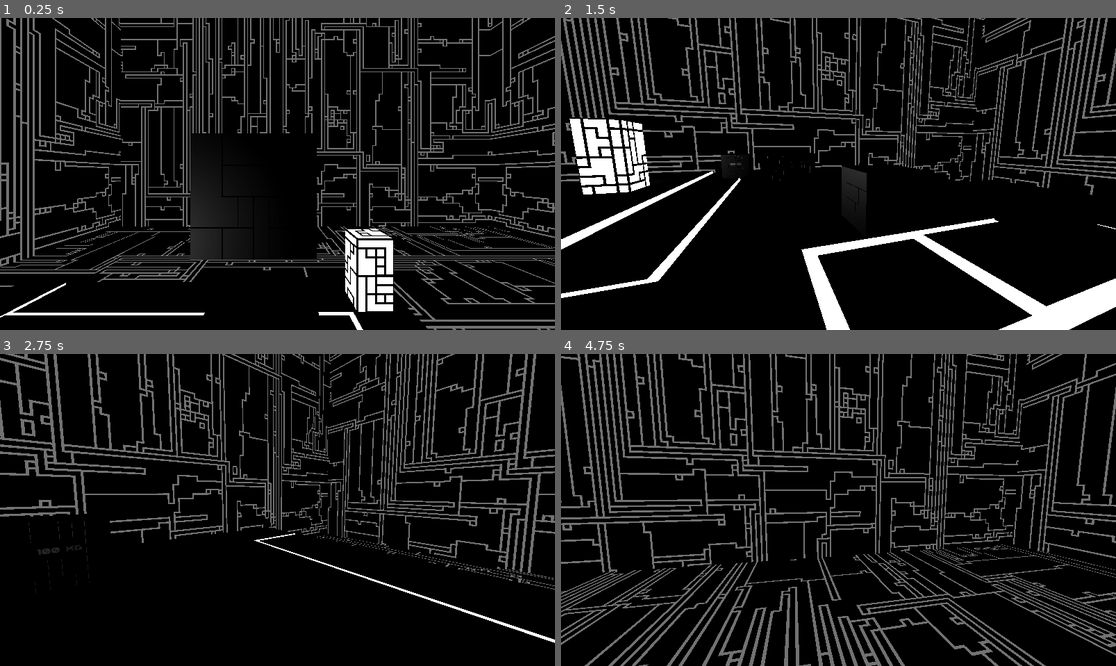
Above: before the commit, frames 1-4 (two rows, left to right).
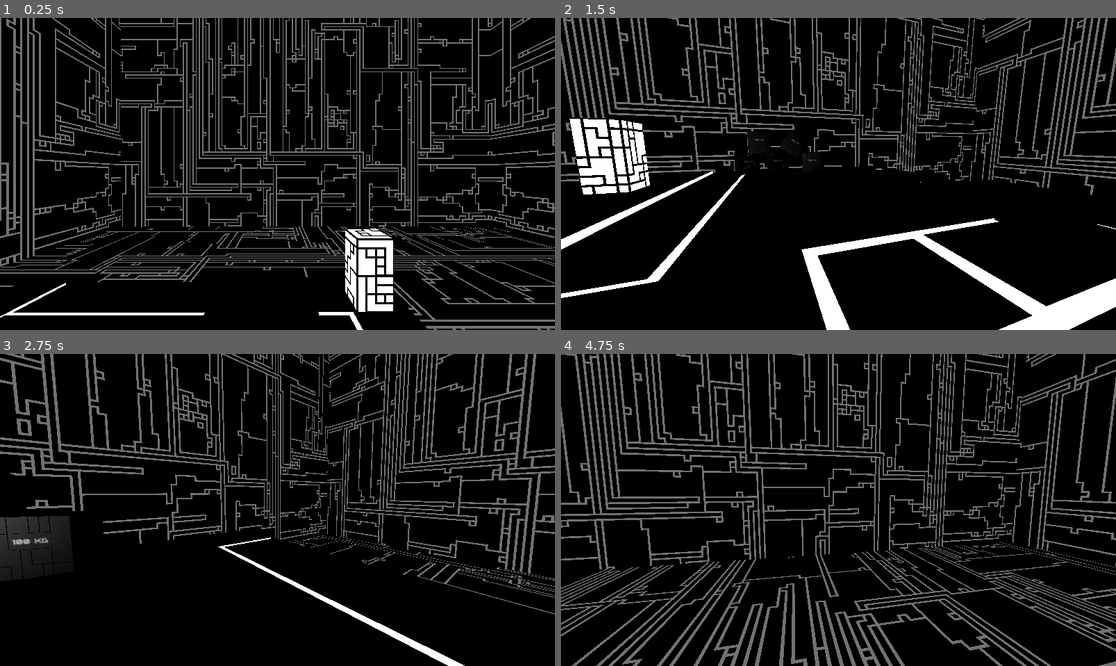
Above: after the commit, the same moments.

Repository: Artem4852/jamgame
Game: Godot game, scene res://levels/level1.tscn
Two runs of this game, one before a commit and one after it. Both use one fixed random seed, a clock stepped at 60 frames per second and the inputs below.
Inputs (mouse positions are in pixels of both pictures, inside the frame that each line leads up to):
- Up to frame 1 (0.25 s): no input
- Up to frame 2 (1.5 s): move the mouse to (960, 158) at 0.52 s; hold D (right) 0.53-1.28 s; hold Mouse wheel down (scroll_down, bound only after the commit) 0.53-1.28 s; click (960, 158) at 0.67 s; tap Mouse wheel up (scroll_up, bound only after the commit) at 0.8, 1.35 s; move the mouse to (810, 174) at 1.27 s; hold W (forward) from 1.28 s (still down)
- Up to frame 3 (2.75 s): keep holding W (forward); tap Mouse wheel down (scroll_down, bound only after the commit) at 1.55 s; move the mouse to (288, 503) at 2.02 s; hold Mouse wheel up (scroll_up, bound only after the commit) from 2.03 s (still down); tap G (grab) at 2.1 s
- Up to frame 4 (4.75 s): keep holding W (forward); move the mouse to (832, 516) at 2.77 s; release Mouse wheel up (scroll_up, bound only after the commit) at 2.78 s; tap Mouse wheel down (scroll_down, bound only after the commit) at 2.85, 4.35 s; move the mouse to (877, 513) at 3.52 s; hold Mouse wheel up (scroll_up, bound only after the commit) 3.53-4.28 s; move the mouse to (794, 506) at 4.27 s

The runs differ from the first frame. In frame 1, 2.8% of the frame differs, in the area x 34-58%, y 36-78%; in frame 2, 0.7%; in frame 3, 12%; in frame 4, 31%, in the area x 0-100%, y 0-100%.

Commit message:
worked on pressure plate mechanics

Diff:
--- a/levels/PlayerController.gd
+++ b/levels/PlayerController.gd
@@ -42,8 +42,12 @@
 
 	move_and_slide()
 
+func move_crate(amount):
+	if carrying == null: return
+	carrying.position.z = clamp(carrying.position.z+amount, -3, -1.28)
+
 func _process(delta):
-	print(camera.get_children())
+	if carrying: print(carrying.position)
 	if Input.is_action_just_pressed("grab"):
 		if carrying == null:
 			if raycast.is_colliding():
@@ -65,3 +69,8 @@
 			carrying.global_transform = global_transform_before
 			carrying.freeze = false
 			carrying = null
+
+	if Input.is_action_pressed("scroll_up"):
+		move_crate(-1*delta)
+	elif Input.is_action_pressed("scroll_down"):
+		move_crate(1*delta)
--- a/levels/level1.tscn
+++ b/levels/level1.tscn
@@ -147,12 +147,13 @@
 [node name="wall6" parent="Walls" instance=ExtResource("6_55r4m")]
 transform = Transform3D(4.37114e-08, -1, 3.82137e-15, -1, -4.37114e-08, -8.74228e-08, 8.74228e-08, 0, -1, 27.122, -30, -15.465)
 
-[node name="PressurePlate" parent="." node_paths=PackedStringArray("bridge1", "bridge2", "bridge3", "bridge4") instance=ExtResource("7_fcatn")]
+[node name="PressurePlate" parent="." node_paths=PackedStringArray("bridge1", "bridge2", "bridge3", "bridge4", "bridges") instance=ExtResource("7_fcatn")]
 transform = Transform3D(1, 0, 0, 0, 1, 0, 0, 0, 1, 2.24693, 12.4681, -4.8078)
 bridge1 = NodePath("../Bridges/Bridge")
 bridge2 = NodePath("../Bridges/Bridge2")
 bridge3 = NodePath("../Bridges/Bridge3")
 bridge4 = NodePath("../Bridges/BridgeEnd")
+bridges = NodePath("../Bridges")
 
 [node name="Props" type="Node3D" parent="."]
 
@@ -190,13 +191,16 @@
 transform = Transform3D(1, 0, 0, 0, 1, 0, 0, 0, 1, -2.19459, 12.4572, 4.61867)
 
 [node name="Crate1" parent="Props" instance=ExtResource("8_a21ik")]
-transform = Transform3D(1.00348, -1.22076e-31, -8.15841e-24, -8.15841e-24, 1.00348, 8.15841e-24, 0, 0, 1.00348, 2.46863, 16.3292, -1.32265)
+transform = Transform3D(0.937389, -6.06891e-33, -0.35816, -8.15841e-24, 1.00348, 8.15841e-24, 0.35816, 1.1326e-31, 0.937389, -5.19141, 13.0494, -1.80951)
+
+[node name="Crate5" parent="Props" instance=ExtResource("8_a21ik")]
+transform = Transform3D(0.937389, -6.06891e-33, -0.35816, -8.15841e-24, 1.00348, 8.15841e-24, 0.35816, 1.1326e-31, 0.937389, -5.19141, 14.1012, -0.679248)
 
 [node name="Crate2" parent="Props" instance=ExtResource("8_a21ik")]
-transform = Transform3D(1.00348, -1.22076e-31, -8.15841e-24, -8.15841e-24, 1.00348, 8.15841e-24, 0, 0, 1.00348, -2.35301, 16.3338, 0.2192)
+transform = Transform3D(1.00348, -1.22076e-31, -8.15841e-24, -8.15841e-24, 1.00348, 8.15841e-24, 0, 0, 1.00348, -5.44323, 14.002, 0.823407)
 
 [node name="Crate3" parent="Props" instance=ExtResource("8_a21ik")]
-transform = Transform3D(1.00348, -1.22076e-31, -8.15841e-24, -8.15841e-24, 1.00348, 8.15841e-24, 0, 0, 1.00348, -4.23229, 16.3292, 1.72753)
+transform = Transform3D(0.976005, -2.15104e-31, 0.233219, -8.15841e-24, 1.00348, 8.15841e-24, -0.233219, -4.76837e-32, 0.976005, -5.48282, 12.9468, 1.46738)
 
 [node name="Crate4" parent="Props" instance=ExtResource("8_a21ik")]
-transform = Transform3D(1.00348, -1.22076e-31, -8.15841e-24, -8.15841e-24, 1.00348, 8.15841e-24, 0, 0, 1.00348, -4.28733, 16.3292, -1.0748)
+transform = Transform3D(1.00348, -1.22076e-31, -8.15841e-24, -8.15841e-24, 1.00348, 8.15841e-24, 0, 0, 1.00348, -5.50009, 12.9034, 0.0149019)
--- a/models/glb/pressurePlate.gd
+++ b/models/glb/pressurePlate.gd
@@ -6,6 +6,10 @@
 @export var bridge2: Node3D
 @export var bridge3: Node3D
 @export var bridge4: Node3D
+@export var bridges: Node3D
+@export var particleSystem: GPUParticles3D
+
+var broken = false
 
 var appearingSpeed = 70
 
@@ -19,35 +23,44 @@
 		var n = 0;
 		for body in overlapping_bodies:
 			var tag = body.get_meta('tag')
-			if tag == 'crate' and int(body.linear_velocity.y) == 0:
+			if tag == 'crate' and int(body.linear_velocity.y) == 0 and not body.freeze:
 				n += 1
 		return n
 
 
 func _process(delta):
 	var overlaps = check_for_overlaps()
+	if overlaps > 1:
+		broken = true
+		particleSystem.emitting = true
 	plate.position.y = clamp(-0.02 * overlaps, -0.1, 0)
-	if bridge1:
-		var bridge1 = bridge1.get_child(0)
-		if overlaps > 0:
-			bridge1.position.y = clamp(bridge1.position.y+appearingSpeed*delta, -100, 0)
-		else:
-			bridge1.position.y = clamp(bridge1.position.y-appearingSpeed*delta, -100, 0)
-	if bridge2:
-		var bridge2 = bridge2.get_child(0)
-		if overlaps > 1:
-			bridge2.position.y = clamp(bridge2.position.y+appearingSpeed*delta, -100, 0)
-		else:
-			bridge2.position.y = clamp(bridge2.position.y-appearingSpeed*delta, -100, 0)
-	if bridge3:
-		var bridge3 = bridge3.get_child(0)
-		if overlaps > 2:
-			bridge3.position.y = clamp(bridge3.position.y+appearingSpeed*delta, -100, 0)
-		else:
-			bridge3.position.y = clamp(bridge3.position.y-appearingSpeed*delta, -100, 0)
-	if bridge4:
-		var bridge4 = bridge4.get_child(0)
-		if overlaps > 3:
-			bridge4.position.y = clamp(bridge4.position.y+appearingSpeed*delta, -100, 0)
-		else:
-			bridge4.position.y = clamp(bridge4.position.y-appearingSpeed*delta, -100, 0)
+	if not broken:
+		if bridge1:
+			var bridge1 = bridge1.get_child(0)
+			if overlaps > 0:
+				bridge1.position.y = clamp(bridge1.position.y+appearingSpeed*delta, -100, 0)
+			else:
+				bridge1.position.y = clamp(bridge1.position.y-appearingSpeed*delta, -100, 0)
+		if bridge2:
+			var bridge2 = bridge2.get_child(0)
+			if overlaps > 1:
+				bridge2.position.y = clamp(bridge2.position.y+appearingSpeed*delta, -100, 0)
+			else:
+				bridge2.position.y = clamp(bridge2.position.y-appearingSpeed*delta, -100, 0)
+		if bridge3:
+			var bridge3 = bridge3.get_child(0)
+			if overlaps > 2:
+				bridge3.position.y = clamp(bridge3.position.y+appearingSpeed*delta, -100, 0)
+			else:
+				bridge3.position.y = clamp(bridge3.position.y-appearingSpeed*delta, -100, 0)
+		if bridge4:
+			var bridge4 = bridge4.get_child(0)
+			if overlaps > 3:
+				bridge4.position.y = clamp(bridge4.position.y+appearingSpeed*delta, -100, 0)
+			else:
+				bridge4.position.y = clamp(bridge4.position.y-appearingSpeed*delta, -100, 0)
+	else:
+		var bridges_individual = bridges.get_children()
+		for bridge in bridges_individual:
+			var bridge_ch = bridge.get_child(0)
+			bridge_ch.position.y = clamp(bridge_ch.position.y+appearingSpeed*delta, -100, 0)
--- a/prefabs/pressurePlate.tscn
+++ b/prefabs/pressurePlate.tscn
@@ -7,13 +7,51 @@
 [sub_resource type="BoxShape3D" id="BoxShape3D_fxobq"]
 size = Vector3(2.00586, 0.0291748, 1.98608)
 
+[sub_resource type="BoxShape3D" id="BoxShape3D_wyqwq"]
+size = Vector3(2, 0.14209, 2)
+
 [sub_resource type="BoxShape3D" id="BoxShape3D_ieqt2"]
 size = Vector3(1.98047, 10.2121, 1.97754)
 
-[node name="PressurePlate" type="Node3D" node_paths=PackedStringArray("collider", "plate")]
+[sub_resource type="Gradient" id="Gradient_7ntei"]
+colors = PackedColorArray(1, 0.391327, 0, 1, 1, 0, 0.184314, 1)
+
+[sub_resource type="GradientTexture1D" id="GradientTexture1D_br04r"]
+gradient = SubResource("Gradient_7ntei")
+
+[sub_resource type="Curve" id="Curve_ygn7x"]
+_data = [Vector2(0, 1), 0.0, 0.0, 0, 0, Vector2(1, 0), 0.0, 0.0, 0, 0]
+point_count = 2
+
+[sub_resource type="CurveTexture" id="CurveTexture_odf4w"]
+curve = SubResource("Curve_ygn7x")
+
+[sub_resource type="ParticleProcessMaterial" id="ParticleProcessMaterial_f6f01"]
+direction = Vector3(2.08165e-12, 1, 2.08165e-12)
+spread = 180.0
+initial_velocity_min = 20.0
+initial_velocity_max = 30.0
+gravity = Vector3(2.08165e-12, -98, 2.08165e-12)
+scale_curve = SubResource("CurveTexture_odf4w")
+color = Color(0.980392, 0.384314, 0, 1)
+color_ramp = SubResource("GradientTexture1D_br04r")
+
+[sub_resource type="StandardMaterial3D" id="StandardMaterial3D_gi00l"]
+albedo_color = Color(0.940652, 0.241702, 0, 1)
+emission_enabled = true
+emission = Color(0.824898, 0.207208, 0, 1)
+emission_energy_multiplier = 6.87
+grow_amount = 7.355
+
+[sub_resource type="BoxMesh" id="BoxMesh_vrbv2"]
+material = SubResource("StandardMaterial3D_gi00l")
+size = Vector3(0.1, 0.05, 0.1)
+
+[node name="PressurePlate" type="Node3D" node_paths=PackedStringArray("collider", "plate", "particleSystem")]
 script = ExtResource("2_fcbog")
 collider = NodePath("StaticBody3D/Area3D/CollisionShape3D")
 plate = NodePath("StaticBody3D")
+particleSystem = NodePath("GPUParticles3D")
 
 [node name="StaticBody3D2" type="StaticBody3D" parent="."]
 
@@ -29,9 +67,25 @@
 [node name="pressurePlatePlate" parent="StaticBody3D" instance=ExtResource("1_f0478")]
 transform = Transform3D(1, 0, 0, 0, 1, 0, 0, 0, 1, 2.08165e-12, 2.08165e-12, 2.08165e-12)
 
+[node name="CollisionShape3D" type="CollisionShape3D" parent="StaticBody3D"]
+transform = Transform3D(1, 0, 0, 0, 1, 0, 0, 0, 1, 0, 0.227695, 0)
+shape = SubResource("BoxShape3D_wyqwq")
+
 [node name="Area3D" type="Area3D" parent="StaticBody3D"]
 transform = Transform3D(1, 0, 0, 0, 1, 0, 0, 0, 1, 0, 0.302268, 0)
 
 [node name="CollisionShape3D" type="CollisionShape3D" parent="StaticBody3D/Area3D"]
 transform = Transform3D(1, 0, 0, 0, 1, 0, 0, 0, 1, 0, 4.96418, 0)
 shape = SubResource("BoxShape3D_ieqt2")
+
+[node name="GPUParticles3D" type="GPUParticles3D" parent="."]
+transform = Transform3D(1, 0, 0, 0, 1, 0, 0, 0, 1, 0, 0.446592, 0)
+emitting = false
+amount = 10
+lifetime = 0.28
+explosiveness = 1.0
+randomness = 1.0
+collision_base_size = 0.0
+visibility_aabb = AABB(-2.39076, -1.81729, -2.14187, 4.78151, 3.63457, 4.28373)
+process_material = SubResource("ParticleProcessMaterial_f6f01")
+draw_pass_1 = SubResource("BoxMesh_vrbv2")
--- a/project.godot
+++ b/project.godot
@@ -50,3 +50,15 @@
 "events": [Object(InputEventKey,"resource_local_to_scene":false,"resource_name":"","device":-1,"window_id":0,"alt_pressed":false,"shift_pressed":false,"ctrl_pressed":false,"meta_pressed":false,"pressed":false,"keycode":0,"physical_keycode":71,"key_label":0,"unicode":103,"echo":false,"script":null)
 ]
 }
+scroll_up={
+"deadzone": 0.5,
+"events": [Object(InputEventMouseButton,"resource_local_to_scene":false,"resource_name":"","device":-1,"window_id":0,"alt_pressed":false,"shift_pressed":false,"ctrl_pressed":false,"meta_pressed":false,"button_mask":0,"position":Vector2(0, 0),"global_position":Vector2(0, 0),"factor":1.0,"button_index":4,"canceled":false,"pressed":false,"double_click":false,"script":null)
+, Object(InputEventKey,"resource_local_to_scene":false,"resource_name":"","device":-1,"window_id":0,"alt_pressed":false,"shift_pressed":false,"ctrl_pressed":false,"meta_pressed":false,"pressed":false,"keycode":0,"physical_keycode":49,"key_label":0,"unicode":49,"echo":false,"script":null)
+]
+}
+scroll_down={
+"deadzone": 0.5,
+"events": [Object(InputEventMouseButton,"resource_local_to_scene":false,"resource_name":"","device":-1,"window_id":0,"alt_pressed":false,"shift_pressed":false,"ctrl_pressed":false,"meta_pressed":false,"button_mask":0,"position":Vector2(0, 0),"global_position":Vector2(0, 0),"factor":1.0,"button_index":5,"canceled":false,"pressed":false,"double_click":false,"script":null)
+, Object(InputEventKey,"resource_local_to_scene":false,"resource_name":"","device":-1,"window_id":0,"alt_pressed":false,"shift_pressed":false,"ctrl_pressed":false,"meta_pressed":false,"pressed":false,"keycode":0,"physical_keycode":50,"key_label":0,"unicode":50,"echo":false,"script":null)
+]
+}
Not shown: 1 places in prefabs/pressurePlate.tscn that only renumber resources
